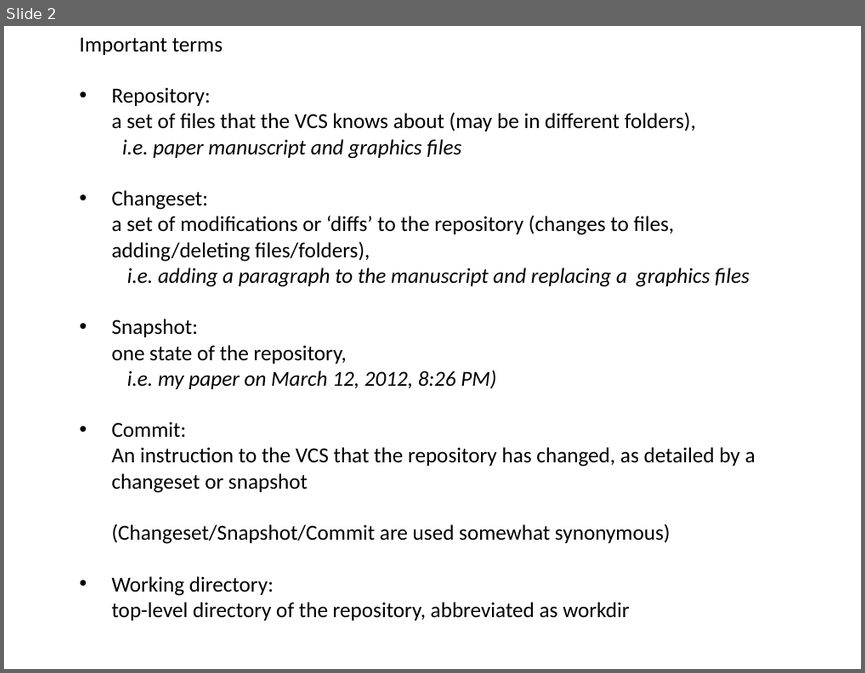
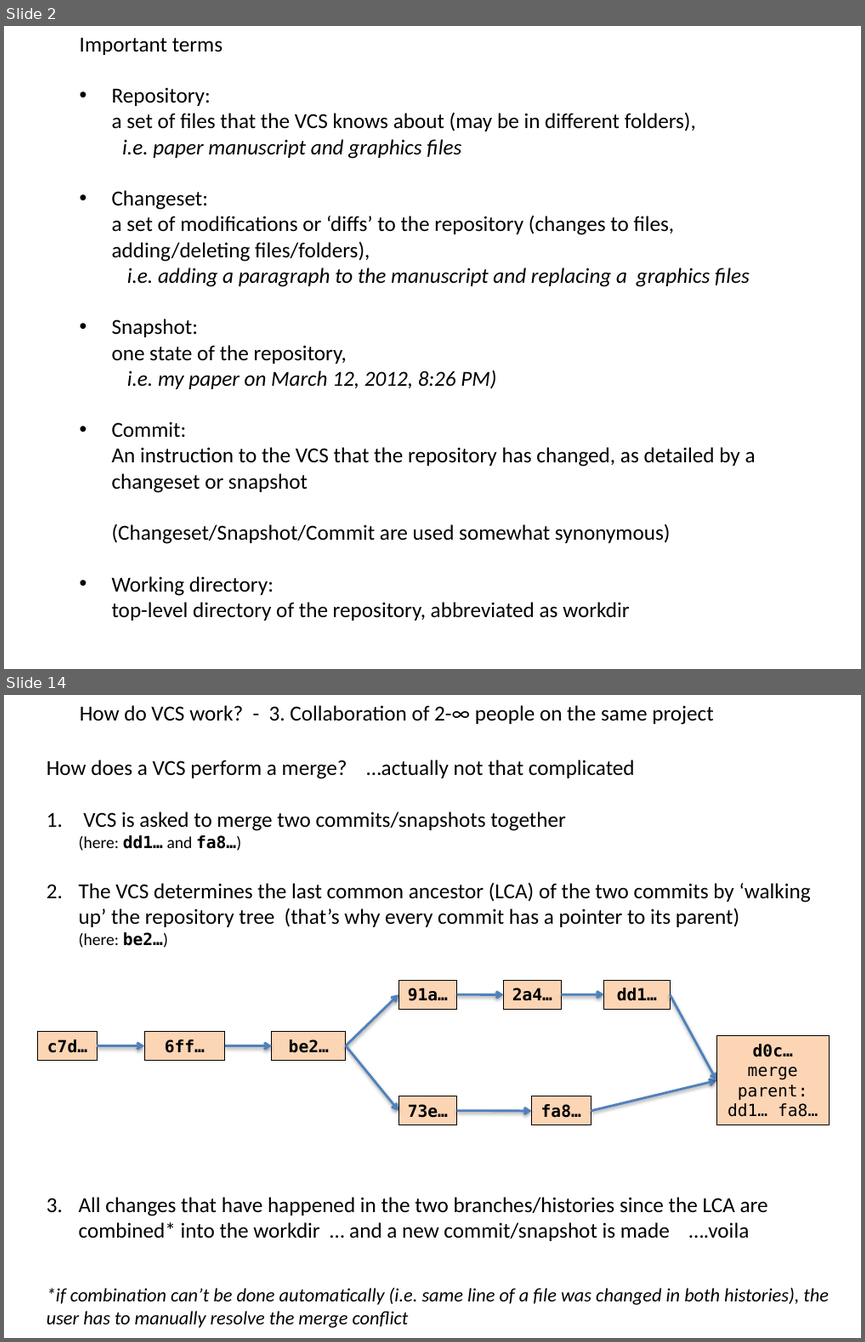
Before and after one commit to flosopher/gittalk, a slide deck: git_python_kurs.pptx. Shown one above the other, each under a label of ours: slide 2 before the commit, slides 2 and 14 after it; the slides between them are not shown. The pictures are 865x673 and 865x1342 pixels, drawn with LibreOffice and Linux fonts; fonts in the diff are those of the drawing. Boxes give left, top, right and bottom in pixels: in the first picture for what was removed or moved away, otherwise in the second. Text is boxed around its words. In the diff, an @@ line names an element or a change of style, - is before the commit and + after.

```diff
--- a/git_python_kurs.pptx
+++ b/git_python_kurs.pptx
@@ slide 14 added at [4, 695, 861, 1338], background #FFFFFF @@
@@ text added at [80, 705, 713, 725], 18 pt, text #000000 @@
+How do VCS work? - 3. Collaboration of 2-∞ people on the same project
@@ text added at [46, 760, 811, 947], 18 pt, text #000000 @@
+How does a VCS perform a merge? …actually not that complicated
+1. VCS is asked to merge two commits/snapshots together
+   (here: dd1… and fa8…)
+2. The VCS determines the last common ancestor (LCA) of the two commits by ‘walking up’ the repository tree (that’s why every commit has a pointer to its parent)
+   (here: be2…)
@@ arrow added from (670, 994) to (717, 1081), #4F81BD 2 pt @@
@@ rectangle added at [717, 1036, 829, 1125], fill #FCD5B5, outline #000000 0.75 pt, 14 pt, text #000000 @@
+d0c…
+merge
+parent: dd1… fa8…
@@ arrow added from (590, 1111) to (717, 1081), #4F81BD 2 pt @@
@@ group added at [38, 981, 670, 1125]: 8 rectangles, 7 arrows @@
+c7d…
+6ff…
+be2…
+91a…
+2a4…
+dd1…
+73e…
+fa8…
@@ text added at [79, 1197, 768, 1241], 18 pt, text #000000 @@
+3. All changes that have happened in the two branches/histories since the LCA are combined* into the workdir … and a new commit/snapshot is made ….voila
@@ text added at [46, 1287, 828, 1327], 16 pt, text #000000, italic @@
+*if combination can’t be done automatically (i.e. same line of a file was changed in both histories), the user has to manually resolve the merge conflict
```
Also in this commit, not shown: 8 slides changed, 6 other slides added, 3 slides removed.
